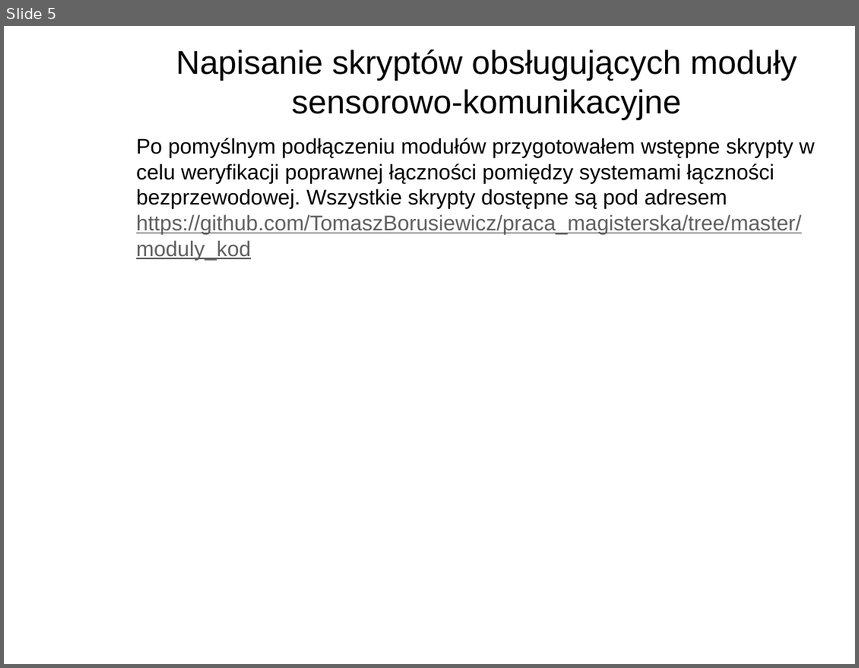
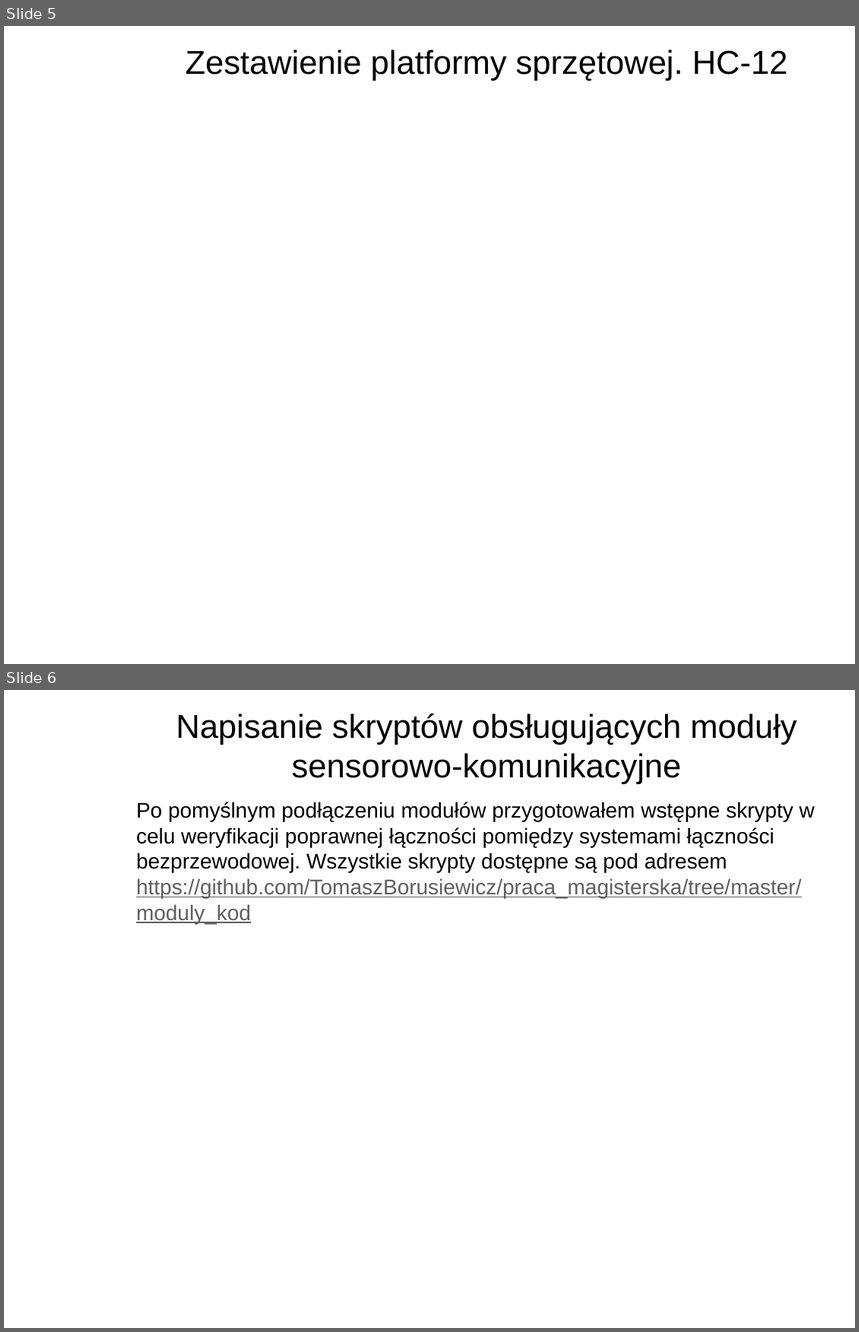
Before and after one commit to TomaszBorusiewicz/praca_magisterska, a slide deck: Prezentacja.pptx. Shown one above the other, each under a label of ours: slide 5 before the commit, slides 5 and 6 after it. The pictures are 859x668 and 859x1332 pixels, drawn with LibreOffice and Linux fonts; fonts in the diff are those of the drawing; background and template pictures are left out. Boxes give left, top, right and bottom in pixels: in the first picture for what was removed or moved away, otherwise in the second. Text is boxed around its words. In the diff, an @@ line names an element or a change of style, - is before the commit and + after.

```diff
--- a/Prezentacja.pptx
+++ b/Prezentacja.pptx
@@ slide 5 added at [4,26,855,664], background picture (left out) @@
@@ text added at [186,50,788,81], 28 pt, text #000000 @@
+Zestawienie platformy sprzętowej. HC-12
@@ what was slide 5 is now slide 6 @@
```
Also in this commit, not shown: 1 slide changed, 10 other files.
